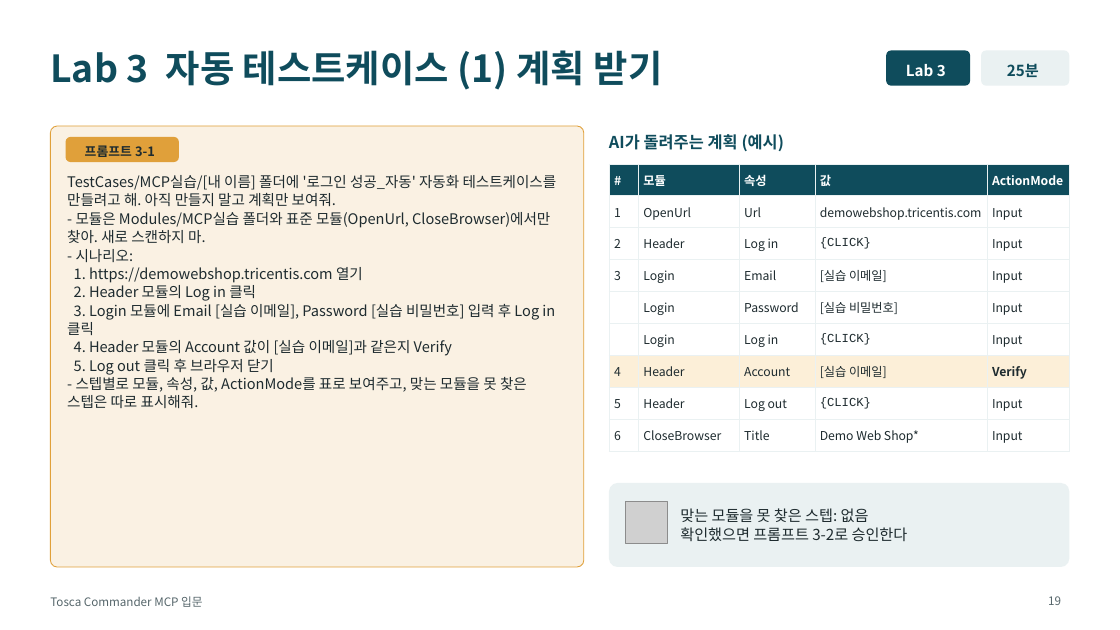
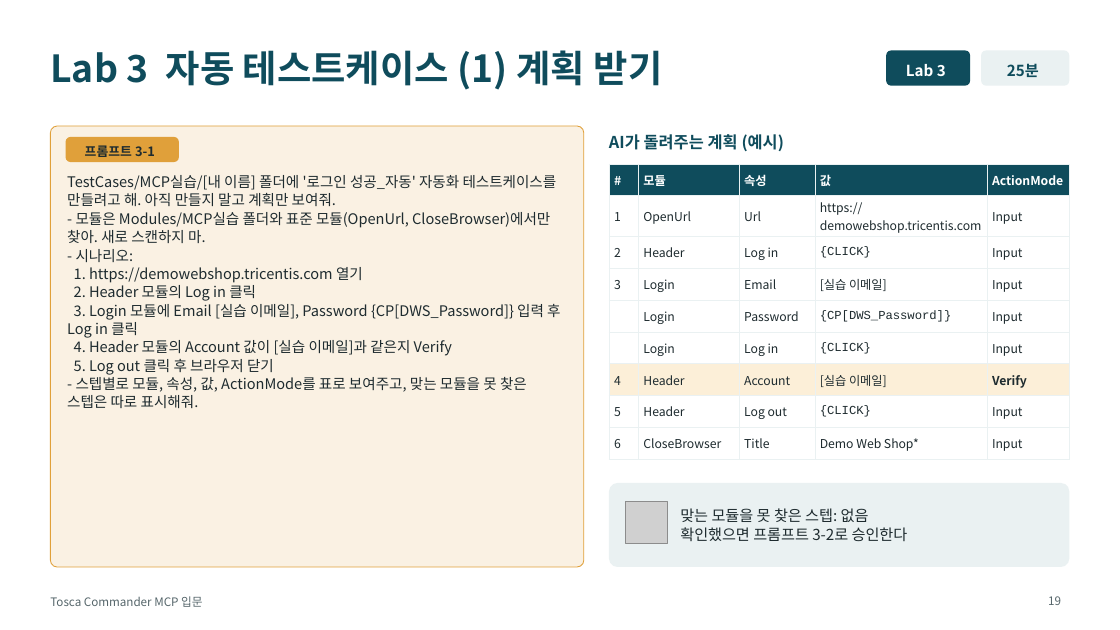
Before and after one commit to tjkim0725/Agent, a slide deck: slide 19 of tosca-mcp-training/Tosca_Commander_MCP_교육자료.pptx. Drawn at 1120x630 pixels with LibreOffice and Linux fonts; fonts in the diff are those of the drawing; grey boxes stand for pictures. Boxes give left, top, right and bottom in pixels: in the first picture for what was removed or moved away, otherwise in the second. Text is boxed around its words. In the diff, an @@ line names an element or a change of style, - is before the commit and + after.

```diff
--- a/tosca-mcp-training/Tosca_Commander_MCP_교육자료.pptx
+++ b/tosca-mcp-training/Tosca_Commander_MCP_교육자료.pptx
@@ table at box(609, 164, 1070, 455) @@
-row 2, column 4: demowebshop.tricentis.com
+row 2, column 4: https://demowebshop.tricentis.com
-row 5, column 4: [실습 비밀번호]
+row 5, column 4: {CP[DWS_Password]}
@@ text at box(67, 304, 560, 338): text changed @@
-3. Login 모듈에 Email [실습 이메일], Password [실습 비밀번호] 입력 후 Log in 클릭
+3. Login 모듈에 Email [실습 이메일], Password {CP[DWS_Password]} 입력 후 Log in 클릭
```
Also in this commit, not shown: 20 other slides changed, 6 other files.
